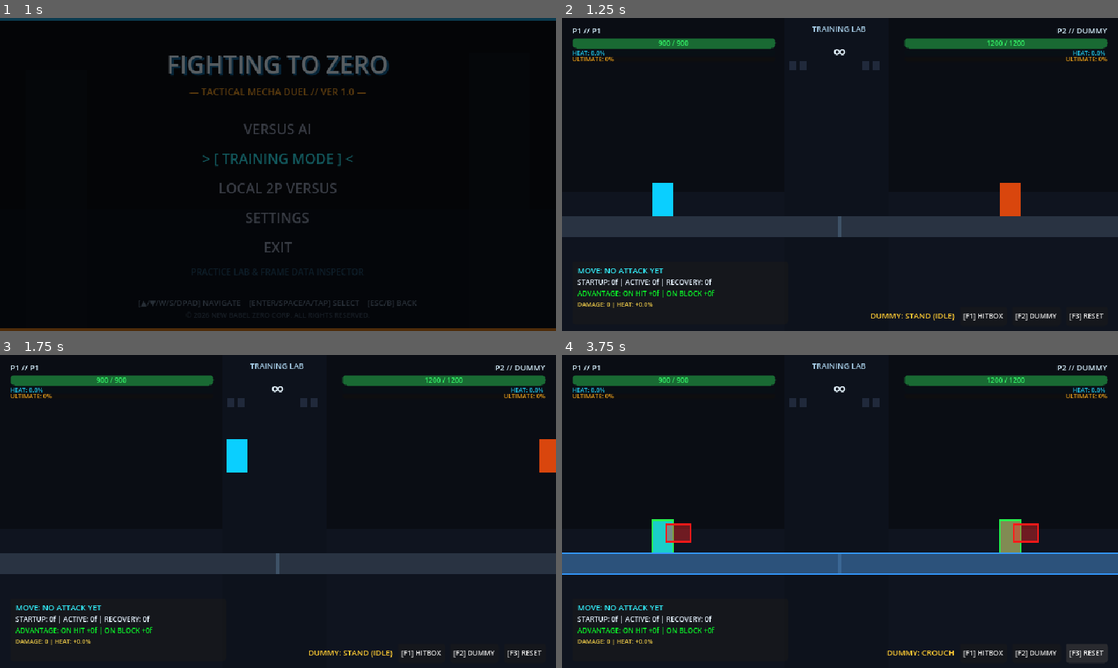
Above: before the commit, frames 1-4 (two rows, left to right).
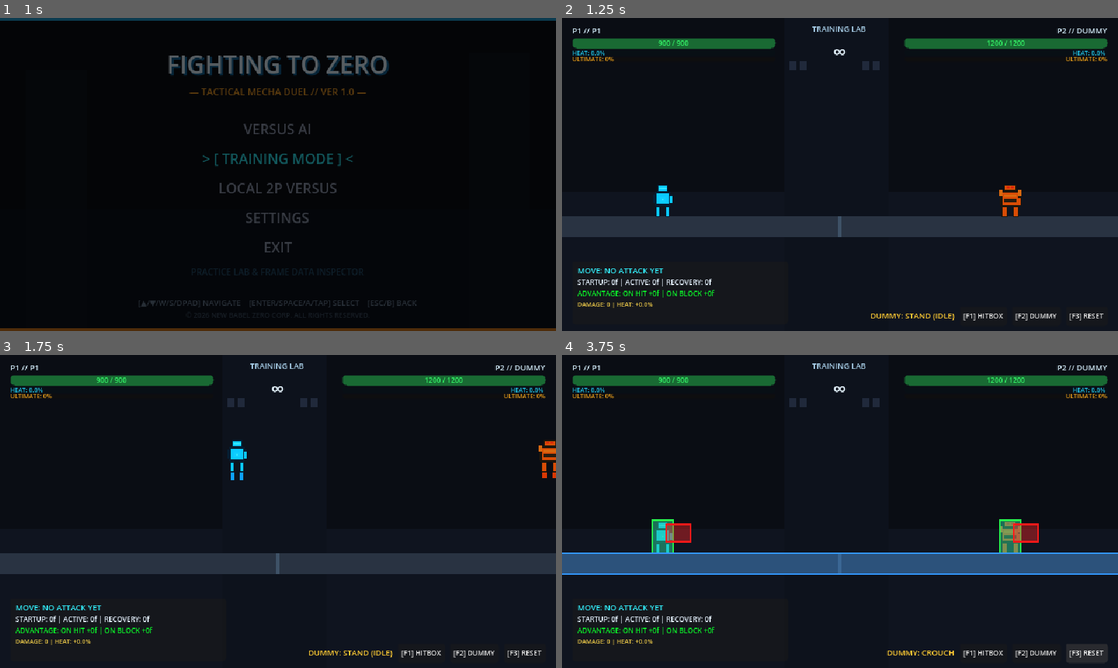
Above: after the commit, the same moments.

Repository: peterfernandochristian123-art/game
Game: Godot game, scene res://scenes/main_menu.tscn
The game is run twice, just before and just after one commit, with the same random seed, the same clock (stepped at 60 frames per second) and the same inputs.
Inputs (mouse positions are in pixels of both pictures, inside the frame that each line leads up to):
- Up to frame 1 (1 s): click "TRAINING MODE" at 0.5 s
- Up to frame 2 (1.25 s): no input
- Up to frame 3 (1.75 s): tap Enter (ui_accept) at 1.25 s; move the mouse to (400, 495) at 1.27 s; hold D (move_right) from 1.28 s (still down); hold K (attack_heavy) from 1.28 s (still down); click (400, 495) at 1.42 s; tap Space (jump) at 1.52 s
- Up to frame 4 (3.75 s): release D (move_right) at 2 s; release K (attack_heavy) at 2 s; click "[F1] HITBOX" at 2 s; click "[F2] DUMMY" at 2.75 s; click "[F3] RESET" at 3.5 s

Frame 1 is identical in both runs. In frame 2, 0.5% of the frame differs, in the area x 16-83%, y 52-64%; in frame 3, 0.6%, in the area x 40-100%, y 26-40%; in frame 4, 0.4%.

Commit message:
feat(epic-7): Implement Story 7.1 - 32-Bit Pixel Mecha Sprites, Visual States & Architecture Hardening

Diff:
--- a/scripts/characters/apex_viper.gd
+++ b/scripts/characters/apex_viper.gd
@@ -126,3 +126,6 @@
 	if heat_label and is_cryogenic_active():
 		var sec_left: float = float(cryogenic_frames_left) / 60.0
 		heat_label.text = "HEAT: 0%% [ABSOLUTE ZERO! %.1fs]" % sec_left
+
+func get_archetype() -> StringName:
+	return &"viper"
--- a/scripts/characters/base_mecha.gd
+++ b/scripts/characters/base_mecha.gd
@@ -9,6 +9,7 @@
 const BlockstunState = preload("res://scripts/combat/fsm/blockstun_state.gd")
 const CliffhangerState = preload("res://scripts/combat/fsm/cliffhanger_state.gd")
 const AttackData = preload("res://scripts/combat/resources/attack_data.gd")
+const MechaPixelSpriteScript = preload("res://scripts/visual/mecha_pixel_sprite.gd")
 
 ## Base Controller untuk Mecha Tempur dalam Fighting to Zero
 ## Mengintegrasikan Hierarchical State Machine (Mecha HSM), Physics 60 FPS, dan Orientasi Visual
@@ -22,7 +23,7 @@
 
 @export_group("Combat Stats")
 @export var max_hp: int = 1000
-@export var max_heat: float = 100.0
+@export var max_heat: float = CombatConstants.MAX_HEAT
 @export var passive_damage_reduction: float = 0.0
 
 @export_group("Ultimate Stats")
@@ -124,7 +125,7 @@
 var heat_component: HeatComponentScript = null
 var steam_vent: CPUParticles2D = null
 
-@onready var state_machine: StateMachine = $StateMachine
+@onready var state_machine: StateMachine = get_node_or_null("StateMachine") as StateMachine
 @onready var visual_root: Node2D = _find_visual_node()
 
 func _setup_steam_vent() -> void:
@@ -137,6 +138,7 @@
 func _ready() -> void:
 	set_hp(max_hp)
 	_setup_combat_colliders()
+	_setup_visual_node()
 	_setup_heat_component()
 	_setup_fsm_states()
 	_setup_input_fallbacks()
@@ -151,6 +153,36 @@
 		print("[STATE][%s] BaseMecha siap. Kecepatan jalan: %.1f px/s, Lompat: %.1f px/s." % [
 			name, walk_speed, jump_velocity
 		])
+
+func _setup_visual_node() -> void:
+	if not visual_root:
+		visual_root = _find_visual_node()
+	if not visual_root:
+		var vis := Node2D.new()
+		vis.name = "MechaVisual"
+		add_child(vis)
+		visual_root = vis
+
+	var existing_spr = visual_root.get_node_or_null("Sprite")
+	if not existing_spr or existing_spr is ColorRect:
+		if existing_spr and existing_spr is ColorRect:
+			visual_root.remove_child(existing_spr)
+			existing_spr.queue_free()
+		var pixel_spr := MechaPixelSpriteScript.new()
+		pixel_spr.name = "Sprite"
+		pixel_spr.archetype = get_archetype()
+		visual_root.add_child(pixel_spr)
+
+func get_archetype() -> StringName:
+	if "Titan" in name or "Bulwark" in name:
+		return &"bulwark"
+	return &"viper"
+
+func trigger_hit_flash(frames: int = 4) -> void:
+	if visual_root and visual_root.has_node("Sprite"):
+		var spr = visual_root.get_node("Sprite")
+		if spr.has_method("trigger_hit_flash"):
+			spr.trigger_hit_flash(frames)
 
 func _setup_fsm_states() -> void:
 	if not state_machine:
@@ -220,6 +252,15 @@
 		heat_component.add_heat(amount)
 
 func _setup_combat_colliders() -> void:
+	# Root Body CollisionShape2D (Layer 1 World)
+	if not has_node("CollisionShape2D"):
+		var col := CollisionShape2D.new()
+		col.name = "CollisionShape2D"
+		var rect := RectangleShape2D.new()
+		rect.size = Vector2(24, 38)
+		col.shape = rect
+		add_child(col)
+
 	# Hurtbox (Layer 2)
 	if has_node("Hurtbox"):
 		hurtbox = get_node("Hurtbox") as Area2D
@@ -392,6 +433,7 @@
 		dmg = int(round(float(dmg) * CombatConstants.MELTDOWN_DAMAGE_RECEIVED_MULTIPLIER))
 
 	set_hp(current_hp - dmg)
+	trigger_hit_flash(4)
 
 	# Super Armor: Full Super Armor (Story 3.3 Bulwark Riot Shield) & 1-Hit Startup Super Armor (Story 2.2 AC 2)
 	var absorbed_by_armor: bool = false
--- a/scripts/characters/titan_bulwark.gd
+++ b/scripts/characters/titan_bulwark.gd
@@ -92,3 +92,6 @@
 	var status_label := get_node_or_null("../UI/HUD/StatusLabel") as Label
 	if status_label and has_super_armor():
 		status_label.text += " [RIOT SHIELD SUPER ARMOR!]"
+
+func get_archetype() -> StringName:
+	return &"bulwark"
--- /dev/null
+++ b/scripts/visual/mecha_pixel_sprite.gd
@@ -0,0 +1,294 @@
+class_name MechaPixelSprite
+extends Node2D
+
+## Komponen Renderer Pixel Art Mecha 32-Bit & Animasi Pose (Story 7.1)
+## Menggantikan ColorRect statis dengan siluet mecha bervolume, visor bercahaya,
+## thruster jet dinamis, dan respons visual terhadap status StateMachine.
+
+@export var archetype: StringName = &"viper" # &"viper" atau &"bulwark"
+
+# Warna Palet 32-Bit Neo-Retro
+var col_chassis: Color = Color(0.10, 0.13, 0.20)
+var col_armor: Color = Color(0.20, 0.88, 1.00)
+var col_highlight: Color = Color(0.60, 0.95, 1.00)
+var col_visor: Color = Color(0.90, 1.00, 1.00)
+var col_thruster: Color = Color(0.25, 0.70, 1.00)
+var col_energy: Color = Color(0.30, 0.90, 1.00)
+
+# State & Animasi
+var current_state: StringName = &"Idle"
+var anim_tick: int = 0
+var hit_flash_frames: int = 0
+var is_overclocked: bool = false
+var is_meltdown: bool = false
+var weapon_extended: bool = false
+var attack_type: StringName = &""
+
+var parent_mecha: CharacterBody2D = null
+
+func _ready() -> void:
+	_detect_parent_mecha()
+	_apply_archetype_palette()
+	set_physics_process(true)
+
+func _detect_parent_mecha() -> void:
+	var p = get_parent()
+	while p:
+		if p is CharacterBody2D and p.has_method("take_hit"):
+			parent_mecha = p as CharacterBody2D
+			break
+		p = p.get_parent()
+
+	if parent_mecha:
+		if parent_mecha.has_method("get_archetype"):
+			archetype = parent_mecha.get_archetype()
+		elif "Bulwark" in parent_mecha.name or "Titan" in parent_mecha.name:
+			archetype = &"bulwark"
+		else:
+			archetype = &"viper"
+
+		# Sambungkan listener perubahan heat
+		if parent_mecha.has_signal("heat_changed"):
+			if not parent_mecha.heat_changed.is_connected(_on_heat_changed):
+				parent_mecha.heat_changed.connect(_on_heat_changed)
+
+func _apply_archetype_palette() -> void:
+	if archetype == &"bulwark":
+		col_chassis = Color(0.14, 0.15, 0.18)
+		col_armor = Color(1.00, 0.55, 0.10)
+		col_highlight = Color(1.00, 0.75, 0.25)
+		col_visor = Color(1.00, 0.25, 0.20) # Sensor mata merah ruby
+		col_thruster = Color(1.00, 0.40, 0.05)
+		col_energy = Color(1.00, 0.60, 0.15)
+	else:
+		col_chassis = Color(0.10, 0.13, 0.20)
+		col_armor = Color(0.20, 0.88, 1.00)
+		col_highlight = Color(0.60, 0.95, 1.00)
+		col_visor = Color(0.90, 1.00, 1.00) # Visor slit cyan
+		col_thruster = Color(0.25, 0.70, 1.00)
+		col_energy = Color(0.30, 0.90, 1.00)
+
+func _on_heat_changed(current: float, _max_val: float) -> void:
+	is_overclocked = (current >= 80.0 and current < 100.0)
+	is_meltdown = (current >= 100.0)
+
+func trigger_hit_flash(frames: int = 4) -> void:
+	hit_flash_frames = frames
+	queue_redraw()
+
+func set_current_state(state_name: StringName) -> void:
+	current_state = state_name
+	queue_redraw()
+
+func _physics_process(_delta: float) -> void:
+	if not parent_mecha:
+		_detect_parent_mecha()
+
+	# Jika mecha dalam status hitstop, bekukan kemajuan animasi
+	if parent_mecha and parent_mecha.get("hitstop_frames") and parent_mecha.hitstop_frames > 0:
+		pass
+	else:
+		anim_tick = (anim_tick + 1) % 120
+
+	# Sinkronisasi status mecha
+	if parent_mecha:
+		var sm = parent_mecha.get_node_or_null("StateMachine")
+		if sm and sm.get("current_state"):
+			var st_name: StringName = StringName(sm.current_state.name)
+			if st_name != current_state:
+				current_state = st_name
+
+		if parent_mecha.has_method("is_overclocked"):
+			is_overclocked = parent_mecha.is_overclocked()
+
+	if hit_flash_frames > 0:
+		hit_flash_frames -= 1
+
+	queue_redraw()
+
+func _draw() -> void:
+	# Efek Hit Flash (Putih / Merah menyala)
+	if hit_flash_frames > 0:
+		draw_rect(Rect2(-12, -19, 24, 38), Color(1.0, 1.0, 1.0, 0.85))
+		return
+
+	if archetype == &"bulwark":
+		_draw_bulwark_mecha()
+	else:
+		_draw_viper_mecha()
+
+	# Efek Aura Overclock (Glow neon tipis di sekeliling bodi)
+	if is_overclocked and (anim_tick % 6 < 3):
+		draw_rect(Rect2(-13, -20, 26, 40), Color(col_highlight.r, col_highlight.g, col_highlight.b, 0.3), false, 1.0)
+
+## =========================================================================
+## RENDERER 32-BIT: APEX-0 VIPER (Aerodynamic High-Speed Rushdown Mecha)
+## =========================================================================
+func _draw_viper_mecha() -> void:
+	var bob_y: float = 0.0
+	if current_state == &"Idle":
+		bob_y = 1.0 if (anim_tick % 30 < 15) else 0.0
+	elif current_state == &"Walk":
+		bob_y = 1.5 if (anim_tick % 16 < 8) else -0.5
+	elif current_state == &"Cliffhanger":
+		# Pose menggantung: seluruh bodi turun 6px, satu tangan terangkat ke atas
+		bob_y = 6.0
+
+	# 1. Jet Thruster Flames (Belakang / Bawah saat Dash, Jump, Fall)
+	if current_state in [&"Dash", &"AirDash"]:
+		var flame_w = 7.0 + (anim_tick % 3)
+		draw_rect(Rect2(-12 - flame_w, -6 + bob_y, flame_w, 4), col_thruster)
+		draw_rect(Rect2(-12 - (flame_w * 0.6), -5 + bob_y, flame_w * 0.6, 2), Color.WHITE)
+	elif current_state in [&"Jump", &"Fall"]:
+		var flame_h = 6.0 + (anim_tick % 4)
+		draw_rect(Rect2(-7, 19 + bob_y, 4, flame_h), col_thruster)
+		draw_rect(Rect2(3, 19 + bob_y, 4, flame_h), col_thruster)
+
+	# 2. Main Chassis & Pelvis (Ramping, sudut miring)
+	draw_rect(Rect2(-9, -10 + bob_y, 18, 16), col_chassis)
+	draw_rect(Rect2(-7, -8 + bob_y, 14, 12), col_armor)
+
+	# Reactor Core di tengah dada (berdenyut saat Overclock)
+	var core_color = Color(1.0, 0.3, 0.2) if is_overclocked else col_energy
+	draw_rect(Rect2(-3, -4 + bob_y, 6, 6), core_color)
+	draw_rect(Rect2(-1, -2 + bob_y, 2, 2), Color.WHITE)
+
+	# 3. Kaki Cybernetic (Left & Right legs)
+	if current_state == &"Walk":
+		var stride = 3.0 if (anim_tick % 16 < 8) else -3.0
+		# Kaki kiri
+		draw_rect(Rect2(-8 + stride, 6 + bob_y, 5, 13), col_chassis)
+		draw_rect(Rect2(-7 + stride, 8 + bob_y, 3, 10), col_armor)
+		# Kaki kanan
+		draw_rect(Rect2(3 - stride, 6 + bob_y, 5, 13), col_chassis)
+		draw_rect(Rect2(4 - stride, 8 + bob_y, 3, 10), col_armor)
+	elif current_state == &"Cliffhanger":
+		# Kaki menjuntai lurus ke bawah
+		draw_rect(Rect2(-7, 6 + bob_y, 5, 14), col_chassis)
+		draw_rect(Rect2(2, 6 + bob_y, 5, 14), col_chassis)
+	else:
+		# Standar kaki
+		draw_rect(Rect2(-8, 6 + bob_y, 5, 13), col_chassis)
+		draw_rect(Rect2(-7, 8 + bob_y, 3, 10), col_armor)
+		draw_rect(Rect2(3, 6 + bob_y, 5, 13), col_chassis)
+		draw_rect(Rect2(4, 8 + bob_y, 3, 10), col_armor)
+
+	# 4. Kepala & Visor Aerodinamis (Y: -18 s/d -10)
+	var head_y = -18.0 + bob_y
+	if current_state == &"Meltdown":
+		head_y += 3.0 # Kepala tertunduk saat shutdown
+	draw_rect(Rect2(-6, head_y, 12, 8), col_chassis)
+	draw_rect(Rect2(-5, head_y + 1, 10, 6), col_armor)
+	# Visor horizontal slit tajam
+	if not is_meltdown:
+		draw_rect(Rect2(-4, head_y + 3, 9, 2), col_visor)
+		draw_rect(Rect2(-1, head_y + 3, 3, 2), Color.WHITE)
+	else:
+		# Visor mati/redup
+		draw_rect(Rect2(-4, head_y + 3, 9, 2), Color(0.2, 0.3, 0.4))
+
+	# 5. Lengan & Senjata Rapier Beam (Right Arm)
+	if current_state == &"Attack":
+		# Lengan terentang ke depan dengan Rapier Beam
+		draw_rect(Rect2(6, -6 + bob_y, 8, 4), col_chassis)
+		draw_rect(Rect2(14, -7 + bob_y, 14, 3), col_energy) # Rapier beam blade
+		draw_rect(Rect2(14, -6 + bob_y, 12, 1), Color.WHITE)
+	elif current_state == &"Cliffhanger":
+		# Tangan kanan meraih bibir tebing di atas platform (Y = -19)
+		draw_rect(Rect2(5, -19, 4, 15), col_armor)
+		draw_rect(Rect2(3, -20, 6, 3), col_highlight) # Cengkeraman jari mecha
+	elif current_state == &"Blockstun" or current_state == &"Parry":
+		# Postur guard menyilang di depan dada
+		draw_rect(Rect2(2, -8 + bob_y, 6, 10), col_armor)
+		draw_rect(Rect2(6, -10 + bob_y, 3, 14), col_highlight)
+	else:
+		# Lengan santai di samping
+		draw_rect(Rect2(-11, -7 + bob_y, 3, 10), col_chassis)
+		draw_rect(Rect2(8, -7 + bob_y, 3, 10), col_chassis)
+		draw_rect(Rect2(8, -5 + bob_y, 3, 8), col_armor)
+
+## =========================================================================
+## RENDERER 32-BIT: TITAN-V BULWARK (Heavy Industrial Armored Grappler)
+## =========================================================================
+func _draw_bulwark_mecha() -> void:
+	var bob_y: float = 0.0
+	if current_state == &"Idle":
+		bob_y = 1.0 if (anim_tick % 40 < 20) else 0.0
+	elif current_state == &"Walk":
+		bob_y = 1.0 if (anim_tick % 24 < 12) else -1.0
+	elif current_state == &"Cliffhanger":
+		bob_y = 6.0
+
+	# 1. Pendorong Heavy Thruster (Bawah saat Jump/Fall, Belakang saat Dash)
+	if current_state in [&"Dash", &"AirDash"]:
+		var flame_w = 6.0 + (anim_tick % 3)
+		draw_rect(Rect2(-14 - flame_w, -4 + bob_y, flame_w, 6), col_thruster)
+		draw_rect(Rect2(-14 - (flame_w * 0.5), -3 + bob_y, flame_w * 0.5, 4), Color(1.0, 0.9, 0.3))
+	elif current_state in [&"Jump", &"Fall"]:
+		var flame_h = 5.0 + (anim_tick % 3)
+		draw_rect(Rect2(-9, 19 + bob_y, 6, flame_h), col_thruster)
+		draw_rect(Rect2(3, 19 + bob_y, 6, flame_h), col_thruster)
+
+	# 2. Heavy Chassis & Pelat Baja Dada (Bahu lebar, kokoh)
+	draw_rect(Rect2(-11, -11 + bob_y, 22, 18), col_chassis)
+	draw_rect(Rect2(-9, -9 + bob_y, 18, 14), col_armor)
+
+	# Hazard stripes / pelat penguat industrial
+	draw_rect(Rect2(-7, -7 + bob_y, 14, 3), col_highlight)
+	draw_rect(Rect2(-7, -2 + bob_y, 14, 4), Color(0.18, 0.20, 0.24)) # Grille vent
+
+	# 3. Kaki Baja Piston Berat (Lebar 6px tiap kaki)
+	if current_state == &"Walk":
+		var stride = 2.5 if (anim_tick % 24 < 12) else -2.5
+		# Kaki kiri
+		draw_rect(Rect2(-10 + stride, 7 + bob_y, 7, 12), col_chassis)
+		draw_rect(Rect2(-9 + stride, 8 + bob_y, 5, 10), col_armor)
+		# Kaki kanan
+		draw_rect(Rect2(3 - stride, 7 + bob_y, 7, 12), col_chassis)
+		draw_rect(Rect2(4 - stride, 8 + bob_y, 5, 10), col_armor)
+	elif current_state == &"Cliffhanger":
+		draw_rect(Rect2(-9, 7 + bob_y, 7, 13), col_chassis)
+		draw_rect(Rect2(2, 7 + bob_y, 7, 13), col_chassis)
+	else:
+		draw_rect(Rect2(-10, 7 + bob_y, 7, 12), col_chassis)
+		draw_rect(Rect2(-9, 8 + bob_y, 5, 10), col_armor)
+		draw_rect(Rect2(3, 7 + bob_y, 7, 12), col_chassis)
+		draw_rect(Rect2(4, 8 + bob_y, 5, 10), col_armor)
+
+	# 4. Helm Baja Berat & Sensor Optik (Y: -18 s/d -11)
+	var head_y = -18.0 + bob_y
+	if current_state == &"Meltdown":
+		head_y += 3.0
+	draw_rect(Rect2(-7, head_y, 14, 7), col_chassis)
+	draw_rect(Rect2(-6, head_y + 1, 12, 5), col_armor)
+	# Dual optic red sensor
+	if not is_meltdown:
+		draw_rect(Rect2(-4, head_y + 2, 3, 2), col_visor)
+		draw_rect(Rect2(1, head_y + 2, 3, 2), col_visor)
+	else:
+		draw_rect(Rect2(-4, head_y + 2, 3, 2), Color(0.3, 0.1, 0.1))
+		draw_rect(Rect2(1, head_y + 2, 3, 2), Color(0.3, 0.1, 0.1))
+
+	# 5. Shoulder Guards & Piston Arm / Riot Shield
+	# Massive Shoulder Guards
+	draw_rect(Rect2(-13, -12 + bob_y, 4, 7), col_highlight)
+	draw_rect(Rect2(9, -12 + bob_y, 4, 7), col_highlight)
+
+	if current_state == &"Attack":
+		# Hydraulic punch extension ke depan
+		draw_rect(Rect2(8, -6 + bob_y, 12, 7), col_chassis)
+		draw_rect(Rect2(18, -8 + bob_y, 8, 10), col_armor) # Heavy knuckle fist
+		draw_rect(Rect2(12, -4 + bob_y, 6, 3), col_highlight) # Piston cylinder
+	elif current_state == &"Cliffhanger":
+		# Tangan cengkeram tebing kokoh
+		draw_rect(Rect2(6, -19, 6, 15), col_armor)
+		draw_rect(Rect2(4, -20, 8, 4), col_highlight)
+	elif current_state == &"Blockstun" or current_state == &"Parry":
+		# Riot Shield Deploy menutupi bagian depan
+		draw_rect(Rect2(4, -14 + bob_y, 6, 26), col_highlight)
+		draw_rect(Rect2(6, -12 + bob_y, 3, 22), col_armor)
+	else:
+		# Lengan hydraulic bertumpu di samping
+		draw_rect(Rect2(-12, -5 + bob_y, 3, 10), col_chassis)
+		draw_rect(Rect2(9, -5 + bob_y, 4, 11), col_chassis)
+		draw_rect(Rect2(9, -3 + bob_y, 3, 8), col_armor)
--- /dev/null
+++ b/scripts/visual/mecha_visual_controller.gd
@@ -0,0 +1,63 @@
+class_name MechaVisualController
+extends Node2D
+
+## Visual Controller untuk Mecha Tempur (Story 7.1)
+## Mengatur MechaPixelSprite, sinkronisasi FSM, hit flash, dan kompatibilitas visual root
+
+const MechaPixelSpriteScript = preload("res://scripts/visual/mecha_pixel_sprite.gd")
+
+@export var archetype: StringName = &"viper"
+
+var pixel_sprite: Node2D = null
+var parent_mecha: CharacterBody2D = null
+
+func _ready() -> void:
+	_setup_sprite_node()
+	_bind_parent()
+
+func _setup_sprite_node() -> void:
+	# Cek apakah sudah ada Sprite anak
+	if has_node("Sprite"):
+		var existing = get_node("Sprite")
+		if existing.get_script() == MechaPixelSpriteScript:
+			pixel_sprite = existing
+		else:
+			# Jika ada ColorRect placeholder, gantikan dengan MechaPixelSprite
+			var rect_pos = existing.position if "position" in existing else Vector2.ZERO
+			existing.queue_free()
+			pixel_sprite = MechaPixelSpriteScript.new()
+			pixel_sprite.name = "Sprite"
+			pixel_sprite.archetype = archetype
+			pixel_sprite.position = rect_pos
+			add_child(pixel_sprite)
+	else:
+		pixel_sprite = MechaPixelSpriteScript.new()
+		pixel_sprite.name = "Sprite"
+		pixel_sprite.archetype = archetype
+		add_child(pixel_sprite)
+
+func _bind_parent() -> void:
+	if get_parent() is CharacterBody2D:
+		parent_mecha = get_parent() as CharacterBody2D
+	elif get_parent() and get_parent().get_parent() is CharacterBody2D:
+		parent_mecha = get_parent().get_parent() as CharacterBody2D
+
+	if parent_mecha and pixel_sprite:
+		if parent_mecha.has_signal("hp_changed"):
+			parent_mecha.hp_changed.connect(_on_hp_changed)
+
+func _on_hp_changed(_curr: int, _max_val: int) -> void:
+	# Flash saat menerima damage / HP berkurang
+	if pixel_sprite:
+		pixel_sprite.trigger_hit_flash(3)
+
+func trigger_hit_flash(frames: int = 4) -> void:
+	if pixel_sprite:
+		pixel_sprite.trigger_hit_flash(frames)
+
+func set_archetype(arch: StringName) -> void:
+	archetype = arch
+	if pixel_sprite:
+		pixel_sprite.archetype = arch
+		pixel_sprite._apply_archetype_palette()
+		pixel_sprite.queue_redraw()
--- /dev/null
+++ b/tests/test_pixel_sprites_visual.gd
@@ -0,0 +1,156 @@
+extends Node
+
+const MechaPixelSpriteScript = preload("res://scripts/visual/mecha_pixel_sprite.gd")
+const MechaVisualControllerScript = preload("res://scripts/visual/mecha_visual_controller.gd")
+const ApexViperScript = preload("res://scripts/characters/apex_viper.gd")
+const TitanBulwarkScript = preload("res://scripts/characters/titan_bulwark.gd")
+const CombatConstants = preload("res://scripts/combat/combat_constants.gd")
+
+var log_file: FileAccess = null
+var _failed: bool = false
+
+func _log(msg: String) -> void:
+	print(msg)
+	if log_file:
+		log_file.store_line(msg)
+		log_file.flush()
+
+func _check(cond: bool, msg: String) -> void:
+	if not cond:
+		_failed = true
+		_log("   [FAIL] " + msg)
+
+func _ready() -> void:
+	var out_path: String = ProjectSettings.globalize_path("res://test_pixel_sprites_visual_results.txt")
+	log_file = FileAccess.open(out_path, FileAccess.WRITE)
+	_log("==================================================")
+	_log("[TEST RUNNER] Memulai pengujian Story 7.1: 32-Bit Pixel Mecha Sprites & Visuals...")
+	_log("==================================================")
+
+	var tests: Array[Callable] = [
+		_test_mecha_pixel_sprite_initialization_and_archetypes,
+		_test_base_mecha_visual_auto_setup,
+		_test_state_driven_animation_and_poses,
+		_test_collision_matrix_preservation,
+		_test_mecha_visual_controller_wrapper
+	]
+
+	var passed: int = 0
+	for t in tests:
+		_failed = false
+		_log("\n--- %s ---" % t.get_method())
+		t.call()
+		if _failed:
+			_log(" [GAGAL]")
+		else:
+			passed += 1
+			_log(" [LULUS]")
+
+	_log("\n==================================================")
+	_log("HASIL: %d/%d pengujian lulus." % [passed, tests.size()])
+	_log("==================================================")
+
+	if log_file:
+		log_file.close()
+
+	if passed == tests.size():
+		get_tree().quit(0)
+	else:
+		get_tree().quit(1)
+
+func _test_mecha_pixel_sprite_initialization_and_archetypes() -> void:
+	var spr_viper = MechaPixelSpriteScript.new()
+	spr_viper.archetype = &"viper"
+	spr_viper._apply_archetype_palette()
+	_check(spr_viper.col_armor.g > 0.8, "Viper col_armor harus dominan cyan cerah")
+	_check(spr_viper.col_visor.r > 0.8 and spr_viper.col_visor.b > 0.9, "Viper visor harus cyan/putih")
+	spr_viper.free()
+
+	var spr_bulwark = MechaPixelSpriteScript.new()
+	spr_bulwark.archetype = &"bulwark"
+	spr_bulwark._apply_archetype_palette()
+	_check(spr_bulwark.col_armor.r > 0.9 and spr_bulwark.col_armor.g < 0.7, "Bulwark col_armor harus oranye industrial")
+	_check(spr_bulwark.col_visor.r > 0.9 and spr_bulwark.col_visor.g < 0.4, "Bulwark visor harus sensor optik merah")
+	spr_bulwark.free()
+
+func _test_base_mecha_visual_auto_setup() -> void:
+	var viper = ApexViperScript.new()
+	add_child(viper)
+	viper._ready()
+
+	_check(viper.visual_root != null, "ApexViper harus memiliki visual_root")
+	_check(viper.visual_root.has_node("Sprite"), "visual_root harus memiliki node 'Sprite'")
+	var spr = viper.visual_root.get_node("Sprite")
+	_check(spr is MechaPixelSpriteScript, "Sprite harus berinstansiasi MechaPixelSprite")
+	_check(spr.archetype == &"viper", "Sprite archetype untuk ApexViper harus 'viper'")
+
+	viper.queue_free()
+
+	var bulwark = TitanBulwarkScript.new()
+	add_child(bulwark)
+	bulwark._ready()
+
+	_check(bulwark.visual_root != null, "TitanBulwark harus memiliki visual_root")
+	_check(bulwark.visual_root.has_node("Sprite"), "visual_root harus memiliki node 'Sprite'")
+	var b_spr = bulwark.visual_root.get_node("Sprite")
+	_check(b_spr is MechaPixelSpriteScript, "Sprite Bulwark harus berinstansiasi MechaPixelSprite")
+	_check(b_spr.archetype == &"bulwark", "Sprite archetype untuk TitanBulwark harus 'bulwark'")
+
+	bulwark.queue_free()
+
+func _test_state_driven_animation_and_poses() -> void:
+	var spr = MechaPixelSpriteScript.new()
+	add_child(spr)
+
+	spr.set_current_state(&"Walk")
+	_check(spr.current_state == &"Walk", "State harus berubah ke Walk")
+
+	spr.set_current_state(&"Cliffhanger")
+	_check(spr.current_state == &"Cliffhanger", "State harus berubah ke Cliffhanger")
+
+	spr.trigger_hit_flash(5)
+	_check(spr.hit_flash_frames == 5, "hit_flash_frames harus terisi 5 frame")
+
+	spr._physics_process(1.0 / 60.0)
+	_check(spr.hit_flash_frames == 4, "hit_flash_frames harus berkurang 1 per frame")
+
+	spr.queue_free()
+
+func _test_collision_matrix_preservation() -> void:
+	var viper = ApexViperScript.new()
+	add_child(viper)
+	viper._ready()
+
+	_check(viper.collision_layer == 1, "Layer fisik mecha harus tetap Layer 1 (World)")
+	_check(viper.collision_mask == 1, "Mask fisik mecha harus tetap Layer 1 (World)")
+
+	_check(viper.hurtbox != null, "Hurtbox harus terpasang")
+	_check(viper.hurtbox.collision_layer == (1 << (CombatConstants.LAYER_HURTBOX - 1)), "Hurtbox harus di Layer 2")
+
+	_check(viper.hitbox != null, "Hitbox harus terpasang")
+	_check(viper.hitbox.collision_layer == (1 << (CombatConstants.LAYER_STRIKE_HITBOX - 1)), "Hitbox harus di Layer 3")
+
+	var shape_node = viper.get_node_or_null("CollisionShape2D")
+	_check(shape_node != null, "CollisionShape2D harus ada")
+	if shape_node and shape_node.shape is RectangleShape2D:
+		var rect: RectangleShape2D = shape_node.shape as RectangleShape2D
+		_check(rect.size.x == 24 and rect.size.y == 38, "Ukuran collision box harus tepat 24x38 px")
+
+	viper.queue_free()
+
+func _test_mecha_visual_controller_wrapper() -> void:
+	var ctrl = MechaVisualControllerScript.new()
+	ctrl.archetype = &"viper"
+	add_child(ctrl)
+	ctrl._ready()
+
+	_check(ctrl.pixel_sprite != null, "MechaVisualController harus menginisialisasi pixel_sprite")
+	_check(ctrl.pixel_sprite.archetype == &"viper", "Archetype awal harus viper")
+
+	ctrl.set_archetype(&"bulwark")
+	_check(ctrl.pixel_sprite.archetype == &"bulwark", "Archetype setelah update harus bulwark")
+
+	ctrl.trigger_hit_flash(6)
+	_check(ctrl.pixel_sprite.hit_flash_frames == 6, "Hit flash via controller harus tersalurkan ke pixel_sprite")
+
+	ctrl.queue_free()
--- /dev/null
+++ b/tests/test_pixel_sprites_visual.tscn
@@ -0,0 +1,6 @@
+[gd_scene load_steps=2 format=3 uid="uid://testpixelspritesvisual01"]
+
+[ext_resource type="Script" path="res://tests/test_pixel_sprites_visual.gd" id="1_test"]
+
+[node name="TestPixelSpritesVisual" type="Node"]
+script = ExtResource("1_test")
Not shown, changed: _bmad-output/implementation-artifacts/sprint-status.yaml
Not shown, removed: test_buffer_coyote_results.txt
Not shown, removed: test_combat_attacks_results.txt
Not shown, removed: test_dash_results.txt
Not shown, removed: test_heat_results.txt
Not shown, removed: test_overclock_meltdown_results.txt
Not shown, removed: test_results.txt
Not shown, added: _bmad-output/implementation-artifacts/7-1-32-bit-pixel-mecha-sprites-and-state-animations.md
Not shown, changed: _bmad-output/implementation-artifacts/deferred-work.md
Not shown, changed: _bmad-output/planning-artifacts/epics.md
Not shown, changed: tests/run_all_tests.ps1
